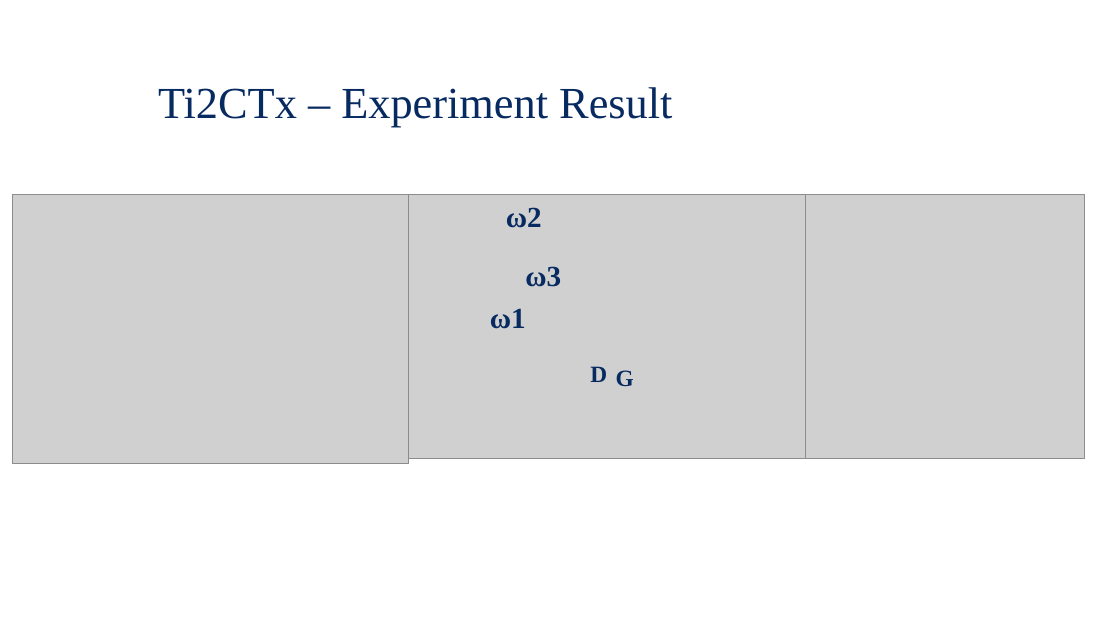
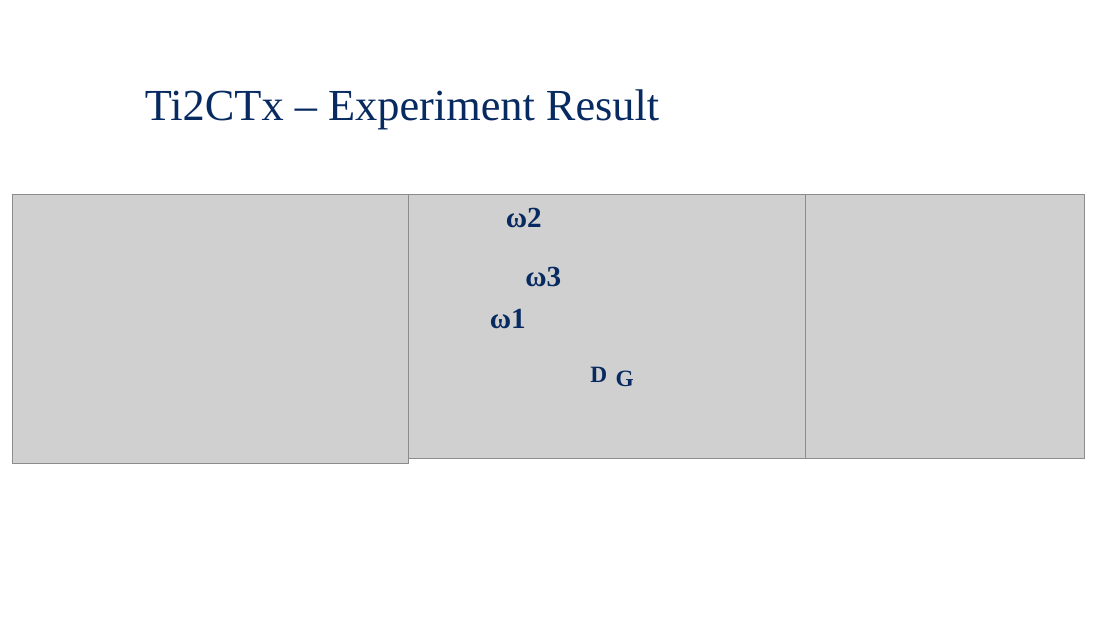
Before and after one commit to Waterbird20/APL2, a slide deck: slide 16 of Raman_Final Presentation.pptx. Drawn at 1120x630 pixels with LibreOffice and Linux fonts; fonts in the diff are those of the drawing; grey boxes stand for pictures; background and template pictures are left out. Boxes give left, top, right and bottom in pixels: in the first picture for what was removed or moved away, otherwise in the second. Text is boxed around its words. In the diff, an @@ line names an element or a change of style, - is before the commit and + after.

```diff
--- a/Raman_Final Presentation.pptx
+++ b/Raman_Final Presentation.pptx
@@ text "Ti2CTx – Experiment Result": place and size @@
-text "Ti2CTx – Experiment Result" at [158,87,672,127]
+text "Ti2CTx – Experiment Result" at [145,89,659,129]
```
Also in this commit, not shown: 2 other slides changed, 1 other file.
